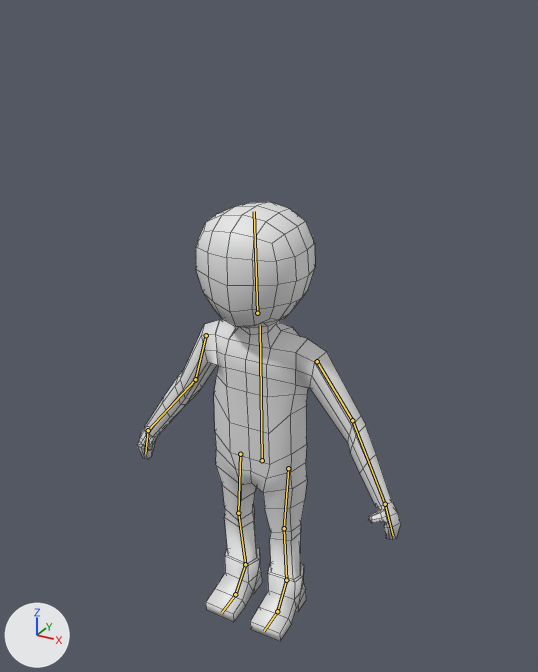
What one commit did to the Blender file KinderGardenBattle/Assets/Resources/Le perso animé.blend.
Rendered twice from a 50 mm camera at (10.04, -17.74, 11.44) aimed at (0.18, 0.19, 2.48). Lighting does not change. The marker at lower left points along +X, +Y and +Z. The bones that bend it are drawn over the model as lines. Mesh edges are drawn as thin lines.
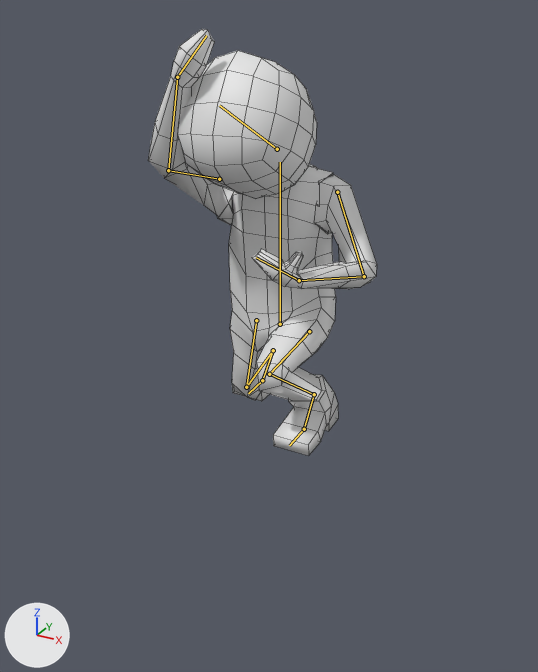
The newer file adds an action. The first version stands in its rest pose; the second is drawn at frame 20 of the action 'Dégat 2'.

Patch to the scene script:
```diff
--- a/KinderGardenBattle/Assets/Resources/Le perso animé.blend.py
+++ b/KinderGardenBattle/Assets/Resources/Le perso animé.blend.py
@@ bone_corps @@
 bone_corps = bpy.data.objects['Armature'].pose.bones['Corps']
-bone_corps.location = (0.0, 0.0, 0.0)
+bone_corps.location = (0.55, 4.81, -0.24)
@@ bone_bras_r @@
 bone_bras_r = bpy.data.objects['Armature'].pose.bones['Bras.R']  # child of 'Corps'
-bone_bras_r.location = (0.0, 0.0, 0.0)
-bone_bras_r.rotation_quaternion = (1.0, 0.0, 0.0, 0.0)  # degrees (0, 0, 0)
+bone_bras_r.location = (0.04, -0.07, -0.02)
+bone_bras_r.rotation_quaternion = (1.0, 1.7, 0.0, 0.0)  # degrees (119, 0, 0)
@@ bone_avant_bras_r @@
 bone_avant_bras_r = bpy.data.objects['Armature'].pose.bones['Avant-Bras.R']  # child of 'Bras.R'
-bone_avant_bras_r.rotation_quaternion = (1.0, 0.0, 0.0, 0.0)  # degrees (0, 0, 0)
+bone_avant_bras_r.rotation_quaternion = (0.659, -0.184, 0.867, 0.149)  # degrees (-3, 105, 22)
@@ bone_main_r @@
 bone_main_r = bpy.data.objects['Armature'].pose.bones['Main.R']  # child of 'Avant-Bras.R'
-bone_main_r.rotation_quaternion = (1.0, 0.0, 0.0, 0.0)  # degrees (0, 0, 0)
+bone_main_r.rotation_quaternion = (0.992, -0.07, 0.045, 0.093)  # degrees (-8, 6, 10)
@@ bone_bras_l @@
 bone_bras_l = bpy.data.objects['Armature'].pose.bones['Bras.L']  # child of 'Corps'
-bone_bras_l.location = (0.0, 0.0, 0.0)
-bone_bras_l.rotation_quaternion = (1.0, 0.0, 0.0, 0.0)  # degrees (0, 0, 0)
+bone_bras_l.location = (0.1, -0.15, -0.06)
+bone_bras_l.rotation_quaternion = (1.0, 0.3, 0.0, 0.0)  # degrees (33, 0, 0)
@@ bone_avant_bras_l @@
 bone_avant_bras_l = bpy.data.objects['Armature'].pose.bones['Avant-Bras.L']  # child of 'Bras.L'
-bone_avant_bras_l.rotation_quaternion = (1.0, 0.0, 0.0, 0.0)  # degrees (0, 0, 0)
+bone_avant_bras_l.rotation_quaternion = (0.802, -0.306, -0.343, -0.381)  # degrees (-22, -52, -40)
@@ bone_main_l @@
 bone_main_l = bpy.data.objects['Armature'].pose.bones['Main.L']  # child of 'Avant-Bras.L'
-bone_main_l.rotation_quaternion = (1.0, 0.0, 0.0, 0.0)  # degrees (0, 0, 0)
+bone_main_l.rotation_quaternion = (0.886, -0.266, -0.28, -0.243)  # degrees (-26, -39, -21)
@@ bone_tete @@
 bone_tete = bpy.data.objects['Armature'].pose.bones['Tete']  # child of 'Corps'
-bone_tete.location = (0.0, 0.0, 0.0)
-bone_tete.rotation_quaternion = (1.0, 0.0, 0.0, 0.0)  # degrees (0, 0, 0)
+bone_tete.location = (-0.02, -0.08, 0.0)
+bone_tete.rotation_quaternion = (1.0, 0.6, 0.0, 0.0)  # degrees (62, 0, 0)
@@ bone_pied_fixe_l @@
 bone_pied_fixe_l = bpy.data.objects['Armature'].pose.bones['Pied fixe.L']
-bone_pied_fixe_l.location = (0.0, 0.0, 0.0)
+bone_pied_fixe_l.location = (-0.84, -5.74, 4.94)
@@ bone_pied_fixe_r @@
 bone_pied_fixe_r = bpy.data.objects['Armature'].pose.bones['Pied fixe.R']
-bone_pied_fixe_r.location = (0.0, 0.0, 0.0)
+bone_pied_fixe_r.location = (0.11, -7.16, 3.02)
```

Changed parts and their boxes [x1, y1, x2, y2] in the pictures (538 x 672 px):
'Cube', posed (13% narrower, 33% taller)
    before: [137, 320, 401, 641]
    after: [148, 29, 377, 456]
'Cube.001', posed (17% wider, 18% taller)
    before: [196, 202, 315, 328]
    after: [178, 50, 317, 199]
bone 'Corps', root to tip
    before: (262, 460) to (260, 325)
    after: (280, 324) to (280, 162)
bone 'Bras.R', root to tip
    before: (206, 335) to (195, 379)
    after: (219, 179) to (168, 170)
bone 'Avant-Bras.R', root to tip
    before: (195, 379) to (148, 430)
    after: (168, 170) to (177, 77)
bone 'Main.R', root to tip
    before: (148, 430) to (145, 454)
    after: (177, 77) to (206, 35)
bone 'Bras.L', root to tip
    before: (317, 361) to (352, 420)
    after: (337, 192) to (364, 276)
bone 'Avant-Bras.L', root to tip
    before: (352, 420) to (385, 504)
    after: (364, 276) to (299, 280)
bone 'Main.L', root to tip
    before: (385, 504) to (393, 535)
    after: (299, 280) to (256, 257)
bone 'Tete', root to tip
    before: (257, 313) to (254, 211)
    after: (277, 149) to (219, 105)
